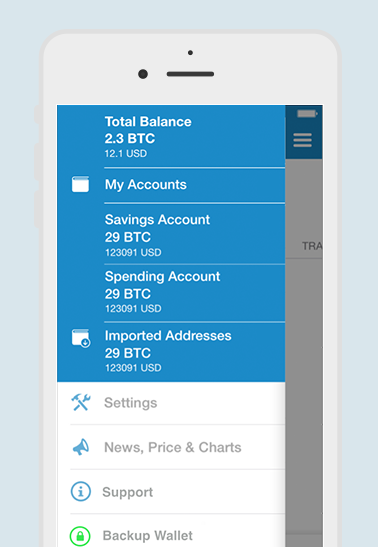
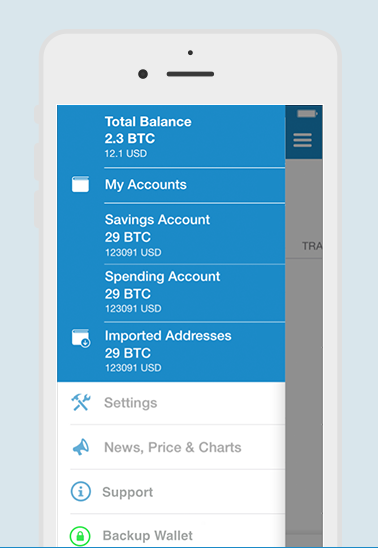
Revision of a layered w=378, h=548 image; what changed, layer by layer:
painted on "Layer 1" over [0, 547, 378, 548]
